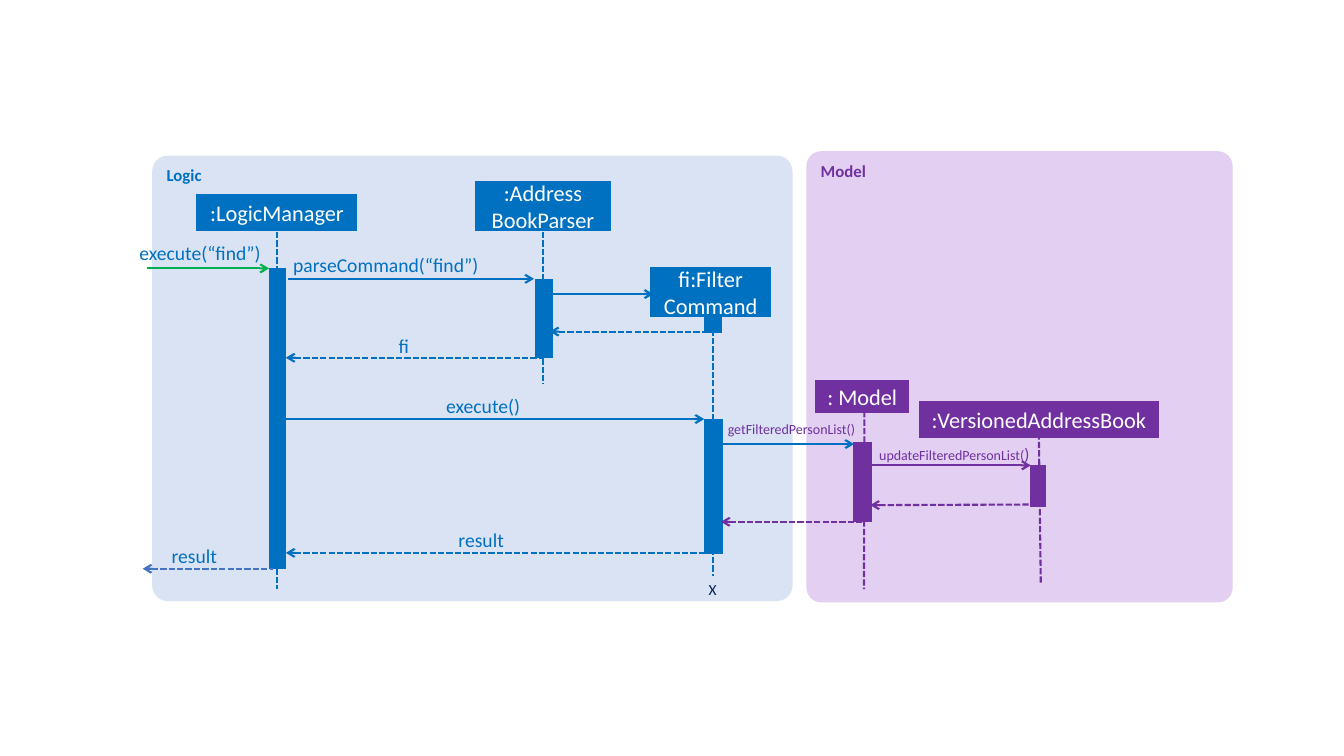
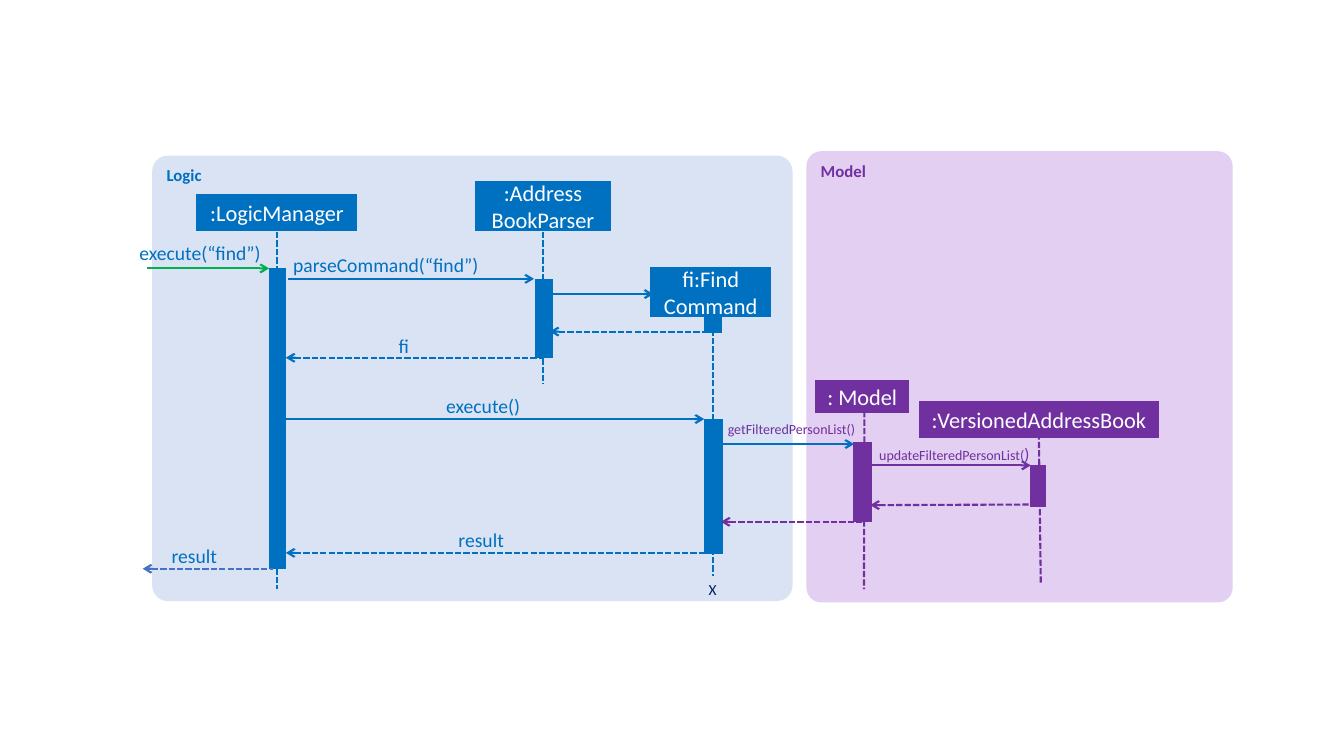
Before and after one commit to wm28/main, a slide deck: slide 1 of docs/diagrams/FindSequenceDiagram.pptx. Drawn at 1344x756 pixels with LibreOffice and Linux fonts; fonts in the diff are those of the drawing. Boxes give left, top, right and bottom in pixels: in the first picture for what was removed or moved away, otherwise in the second. Text is boxed around its words. In the diff, an @@ line names an element or a change of style, - is before the commit and + after.

Commit message:
Modified FindSequenceDiagram

```diff
--- a/docs/diagrams/FindSequenceDiagram.pptx
+++ b/docs/diagrams/FindSequenceDiagram.pptx
@@ text in rectangle at <box>664,271,757,320</box>: text changed @@
-fi:Filter
-Command
+fi:Find
+Command
```
Also in this commit, not shown: 2 other files.
